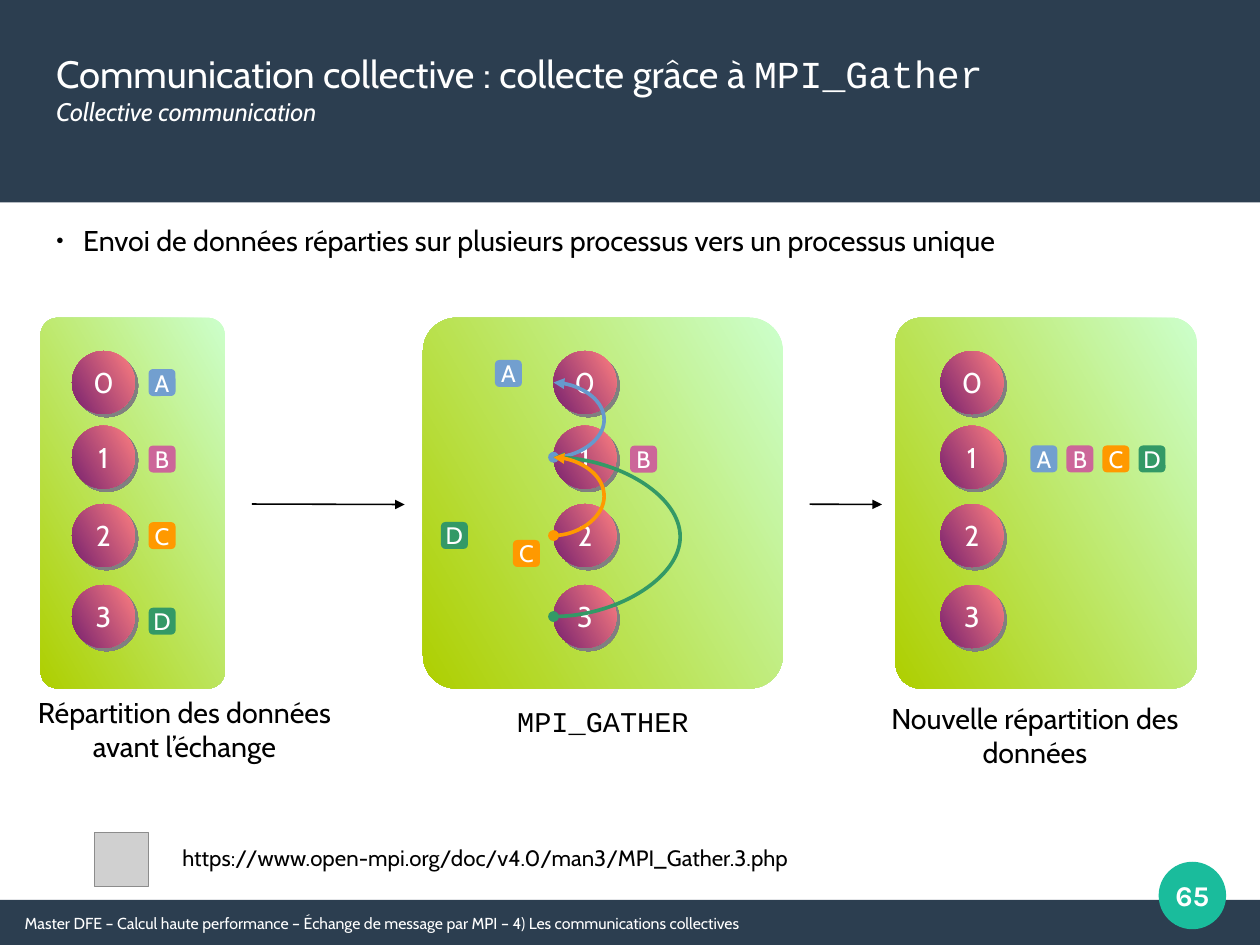
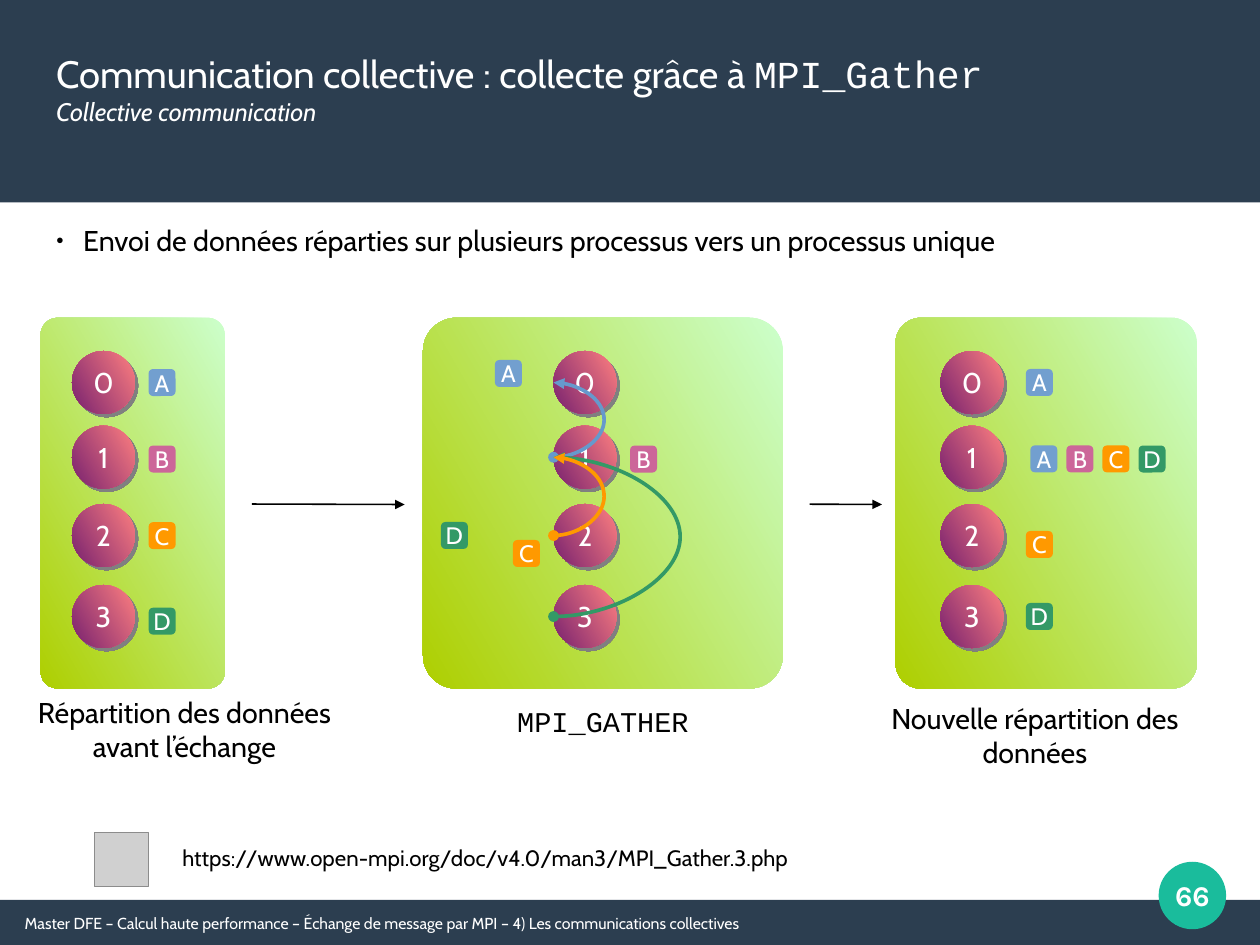
Before and after one commit to Maison-de-la-Simulation/HPC-DFE-Paris-Saclay, a slide deck: slide 66 of support/MPI.odp (slide 65 before the commit). Drawn at 1260x945 pixels with LibreOffice and Linux fonts; fonts in the diff are those of the drawing; grey boxes stand for pictures. Boxes give left, top, right and bottom in pixels: in the first picture for what was removed or moved away, otherwise in the second. Text is boxed around its words. In the diff, an @@ line names an element or a change of style, - is before the commit and + after.

```diff
--- a/support/MPI.odp
+++ b/support/MPI.odp
@@ rounded rectangle added at (1027, 369, 1054, 397), fill #729FCF, 15 pt, text #FFFFFF @@
+A
@@ rounded rectangle added at (1027, 532, 1054, 559), fill #FF9900, 15 pt, text #FFFFFF @@
+C
@@ rounded rectangle added at (1027, 604, 1054, 631), fill #339966, 15 pt, text #FFFFFF @@
+D
@@ page number at (1175, 887, 1210, 907): text changed @@
-65
+66
```
Also in this commit, not shown: 9 other slides changed, 1 slide added, 1 other file.
